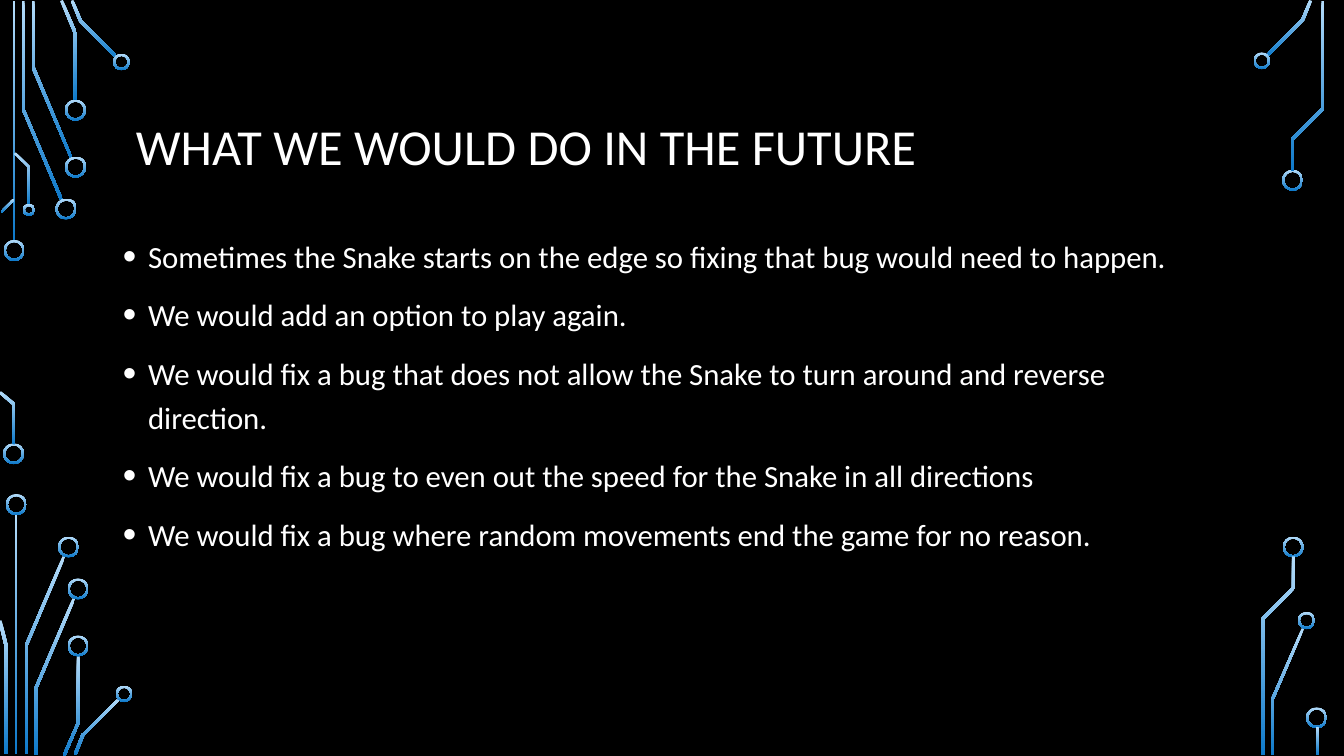
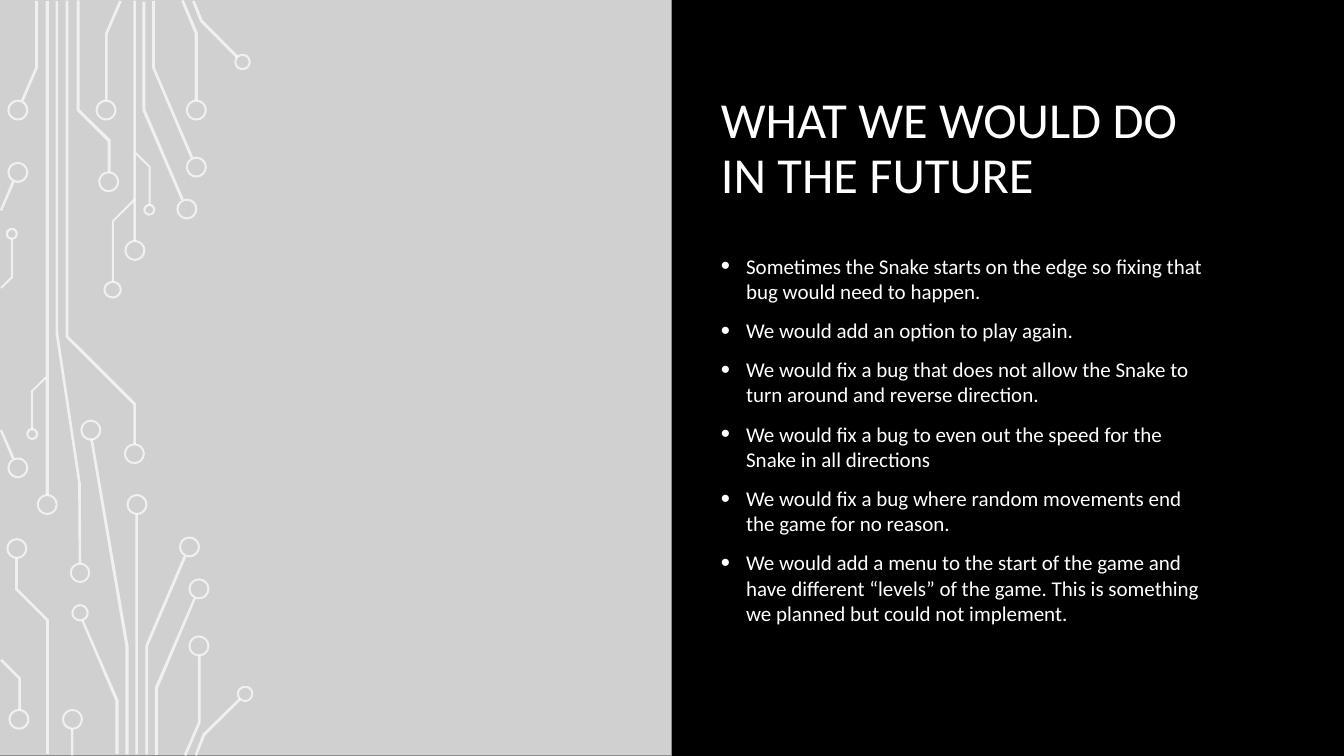
Before and after one commit to AlexBlair42/Snake-MASM, a slide deck: slide 6 of Final Project Presentation.pptx. Drawn at 1344x756 pixels with LibreOffice and Linux fonts; fonts in the diff are those of the drawing; grey boxes stand for pictures; background and template pictures are left out. Boxes give left, top, right and bottom in pixels: in the first picture for what was removed or moved away, otherwise in the second. Text is boxed around its words. In the diff, an @@ line names an element or a change of style, - is before the commit and + after.

```diff
--- a/Final Project Presentation.pptx
+++ b/Final Project Presentation.pptx
@@ rectangle added at box(0, 0, 1344, 756), fill #000000 @@
@@ picture added at box(0, 0, 671, 756) @@
@@ title "WHAT WE WOULD DO IN ..." rewrapped from box(136, 132, 916, 166) to box(721, 105, 1177, 194) @@
@@ text "Sometimes the Snake starts on ...": place and size @@
-text "Sometimes the Snake starts on ..." at box(148, 246, 1165, 552)
+text "Sometimes the Snake starts on ..." at box(746, 259, 1202, 625)
@@ text at box(746, 259, 1202, 535): size 22 to 15 pt in "Sometimes the Snake starts on the edge ...", "We would add an option to play ...", "We would fix a bug that does ...", "We would fix a bug to even ..." and 1 more places; line spacing 1.2 to 1 @@
@@ group added at box(0, 0, 254, 756): 50 freeform shapes, 4 rectangles @@
@@ text at box(746, 555, 1198, 625): paragraph added @@
+• We would add a menu to the start of the game and have different “levels” of the game. This is something we planned but could not implement.
@@ group removed at box(1, 52, 1328, 754): 20 freeform shapes @@
```
Also in this commit, not shown: 3 other slides changed, 2 slides added, 2 slides removed, 1 other file.
